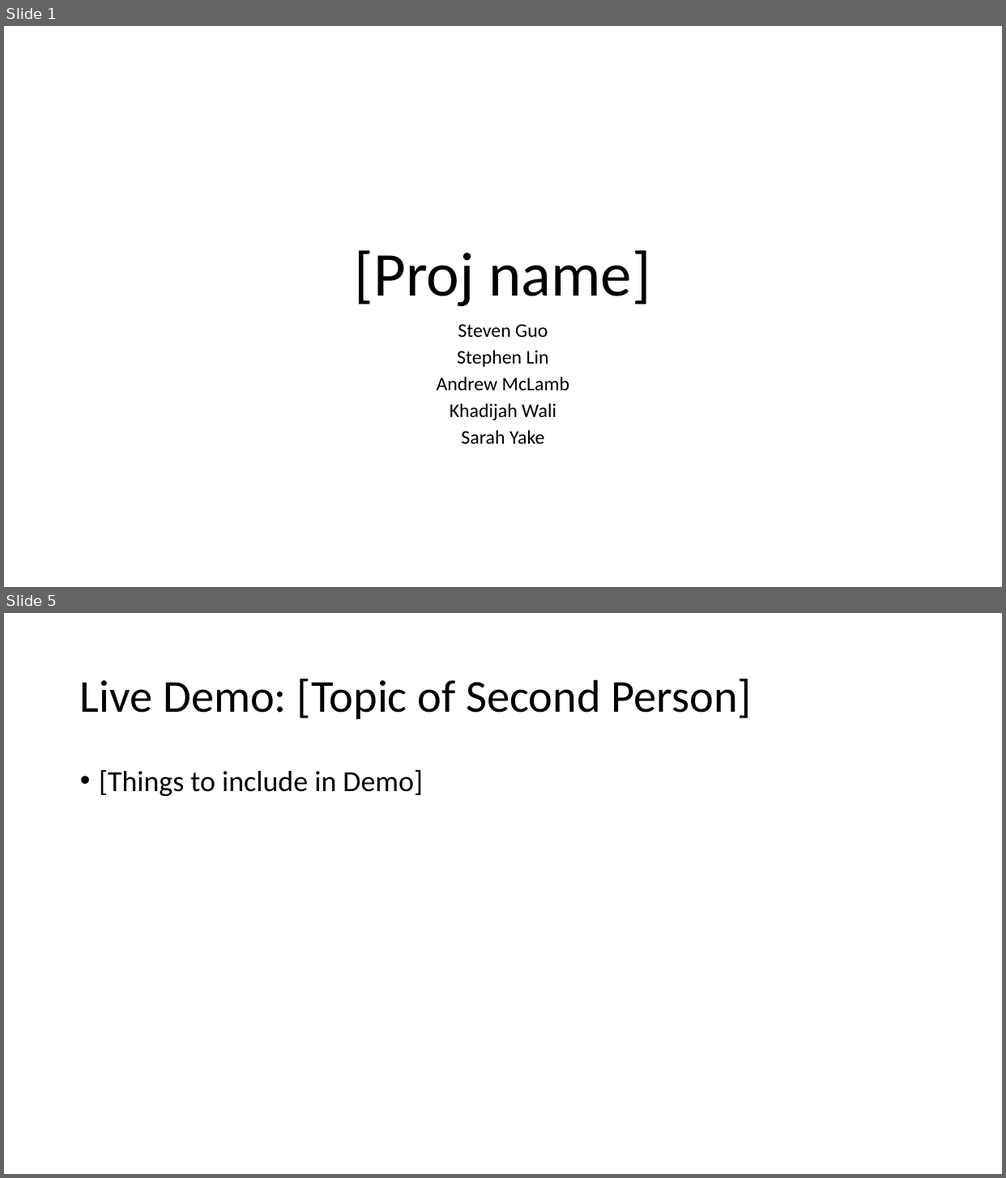
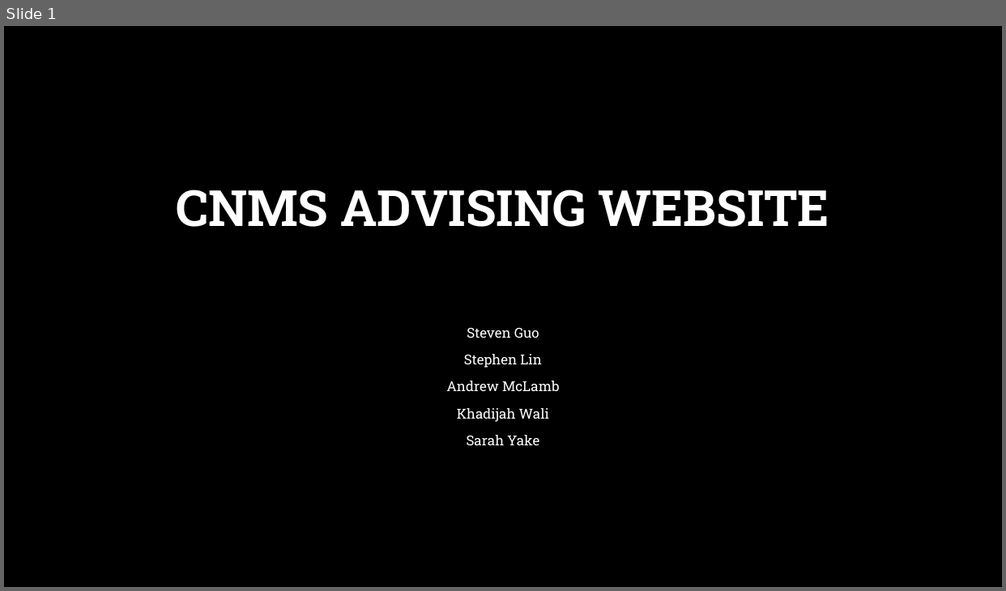
Before and after one commit to Proj2Team/Project2-Code, a slide deck: ProjectPresentation.pptx. Shown one above the other, each under a label of ours: slides 1 and 5 before the commit, slide 1 after it; the slides between them are not shown. The pictures are 1006x1178 and 1006x591 pixels, drawn with LibreOffice and Linux fonts; fonts in the diff are those of the drawing; background and template pictures are left out. Boxes give left, top, right and bottom in pixels: in the first picture for what was removed or moved away, otherwise in the second. Text is boxed around its words. In the diff, an @@ line names an element or a change of style, - is before the commit and + after.

```diff
--- a/ProjectPresentation.pptx
+++ b/ProjectPresentation.pptx
@@ slide 5 removed at (4, 613, 1002, 1174), background #FFFFFF @@
@@ title removed at (80, 679, 752, 719) @@
-Live Demo: [Topic of Second Person]
@@ text removed at (99, 770, 423, 796) @@
-• [Things to include in Demo]
@@ slide 1 changed as well @@
@@ background #FFFFFF to picture (left out) @@
@@ title at (176, 190, 829, 227): text changed; size 60 to 48 pt; font Calibri to Roboto Slab; text colour #000000 to #FFFFFF; bold on @@
-[Proj name]
+CNMS ADVISING WEBSITE
@@ subtitle "Steven Guo": place and size @@
-subtitle "Steven Guo" at (437, 324, 569, 444)
+subtitle "Steven Guo" at (446, 327, 560, 446)
@@ subtitle "Steven Guo" at (446, 327, 560, 446): size 18.6 to 13.2 pt, font Calibri to Roboto Slab, text colour #000000 to #FFFFFF; line spacing 0.7 to 1 @@
```
Also in this commit, not shown: 1 other slide changed, 6 slides added, 5 other slides removed.
